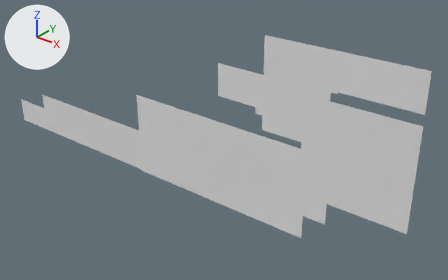
The OBJ model Assets/Tiled2Unity/Meshes/map.obj as it was, and as the next commit left it.
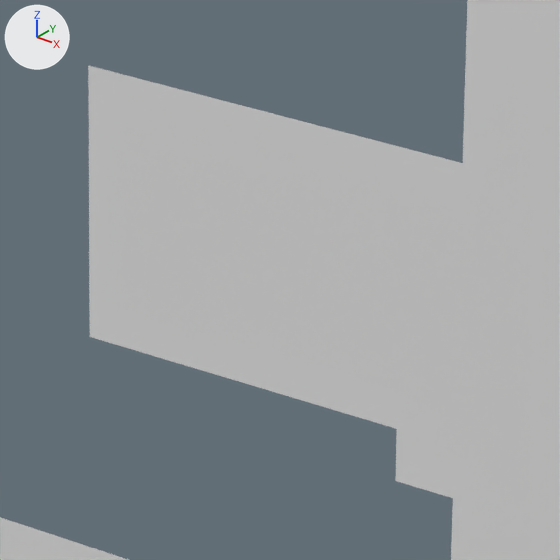
Each version appears first whole from a 50 mm camera at (3039.0, -8697.0, 3081.0) aimed at (-4304.0, 481.0, -2610.0), and next in a close-up on the part from 46% to 61% of the width and 20% to 44% of the height. Every picture has the same lights, and +X, +Y and +Z are marked at upper left. Where no turn or scale is listed for an object, it has been applied to the vertices.

In view in the first close-up: 'map'.
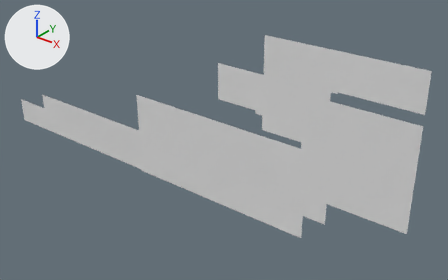
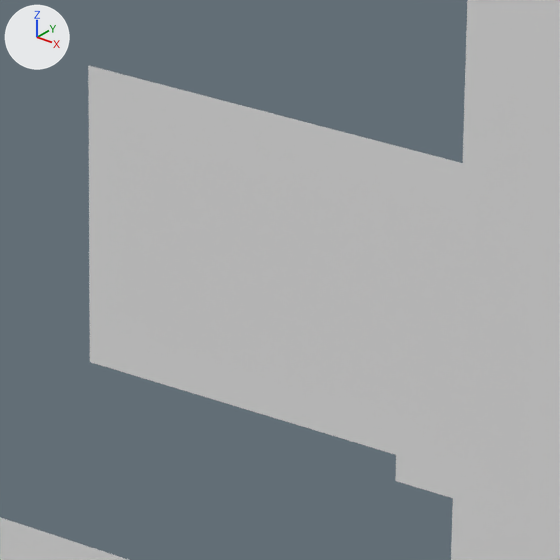
Location of each change, (x1, y1, x2, y2) in pixels of the close-ups (560 x 560 px):
```json
{"part": 1, "of": "me_map", "change": "added", "after": [90, 337, 397, 455]}
```

Scene script edits in JSON lines:
```json
{"block": "me_map", "where": "# used by ob_map; location = (0.0, 0.0, 0.0)"}
{"op": "remove", "block": "me_map", "code": "me_map.from_pydata(...)  # 20669 vertices, 20097 faces; spans x -10880.0..0.0, y 0.0, z -3840.0..0.0"}
{"op": "add", "block": "me_map", "code": "me_map.from_pydata(...)  # 20725 vertices, 20153 faces; spans x -10880.0..0.0, y 0.0, z -3840.0..0.0"}
{"block": "me_map", "change": "me_map part 1"}
{"block": "me_map", "change": "28 new vertices lie (0.0, 0.0, -32.0) away from vertices in x -4064.0..-3200.0, y 0.0, z -1408.0"}
{"block": "me_map", "change": "28 new vertices lie (0.0, 0.0, -32.0) away from vertices in x -4064.0..-3200.0, y 0.0, z -1440.0"}
{"block": "me_map", "change": "56 new faces join them"}
```
